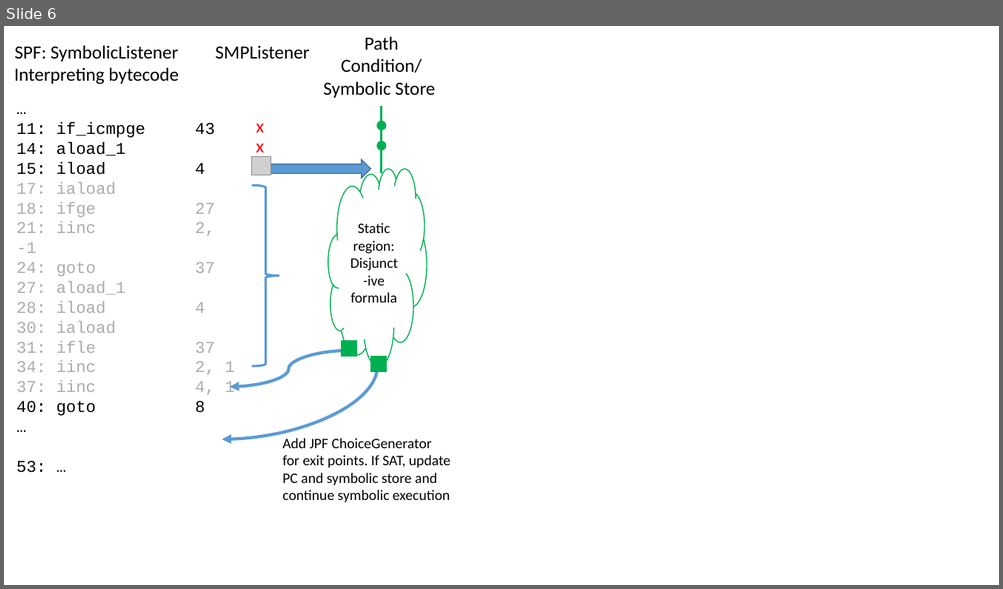
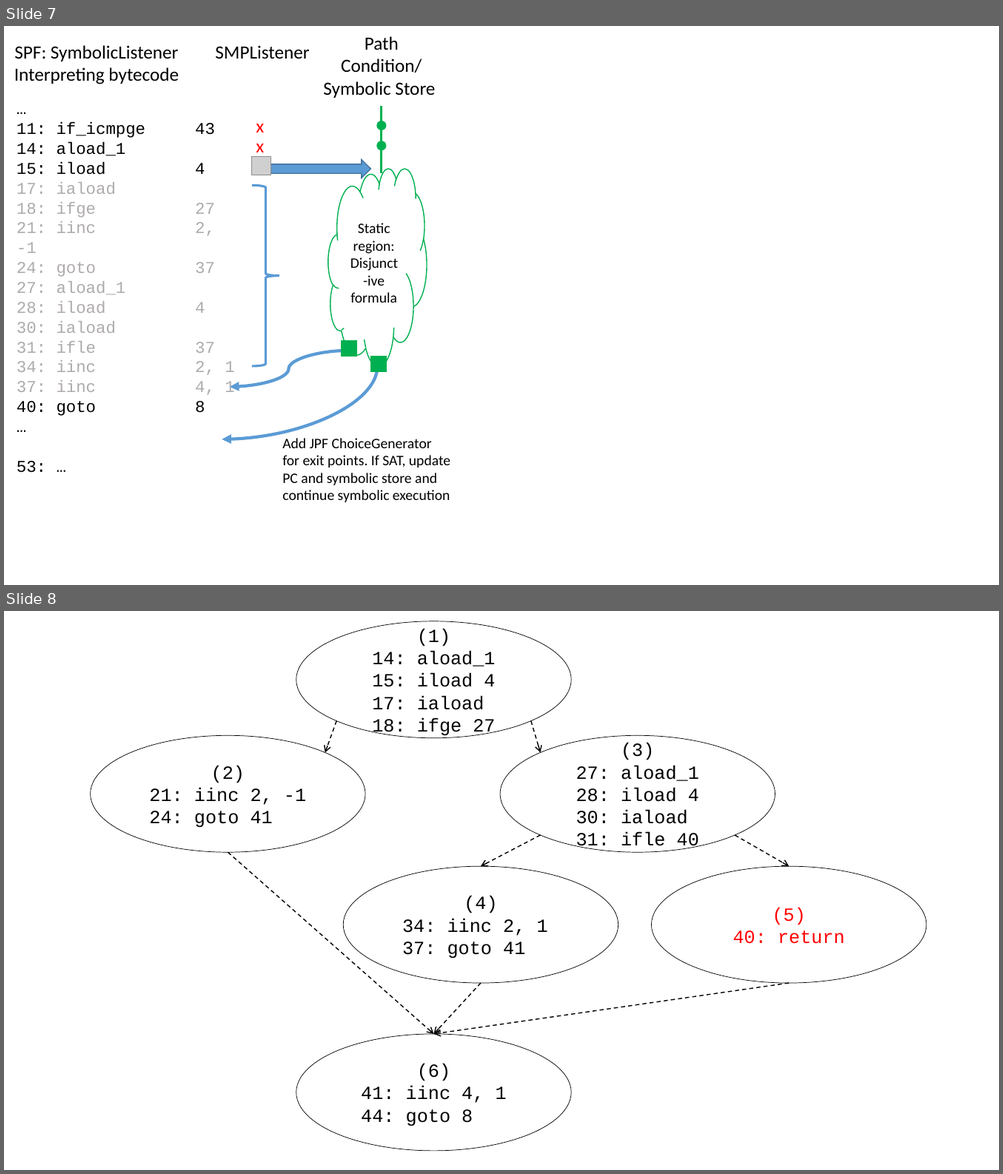
Before and after one commit to vaibhavbsharma/JPF-workshop-paper, a slide deck: figures/bytecode_stream.pptx. Shown one above the other, each under a label of ours: slide 6 before the commit, slides 7 and 8 after it. The pictures are 1003x589 and 1003x1174 pixels, drawn with LibreOffice and Linux fonts; fonts in the diff are those of the drawing; grey boxes stand for pictures. Boxes give left, top, right and bottom in pixels: in the first picture for what was removed or moved away, otherwise in the second. Text is boxed around its words. In the diff, an @@ line names an element or a change of style, - is before the commit and + after.

```diff
--- a/figures/bytecode_stream.pptx
+++ b/figures/bytecode_stream.pptx
@@ slide 8 added at (4, 611, 999, 1170), background #FFFFFF @@
@@ group added at (91, 621, 927, 1151): 7 arrows, 6 ellipses @@
+(1)
+14: aload_1
+15: iload 4
+17: ialoads
+18: ifge 27
+(2)
+21: iinc 2, -1
+24: goto 41sss
+(3)
+27: aload_1
+28: iload 4
+30: ialoads
+31: ifle 40
+(4)
+34: iinc 2, 1s
+37: goto 41sss
+(5)
+40: return
+(6)
+41: iinc 4, 1
+44: goto 8sss
@@ what was slide 6 is now slide 7 @@
```
Also in this commit, not shown: 1 slide changed, 1 other slide added, 7 other files.
